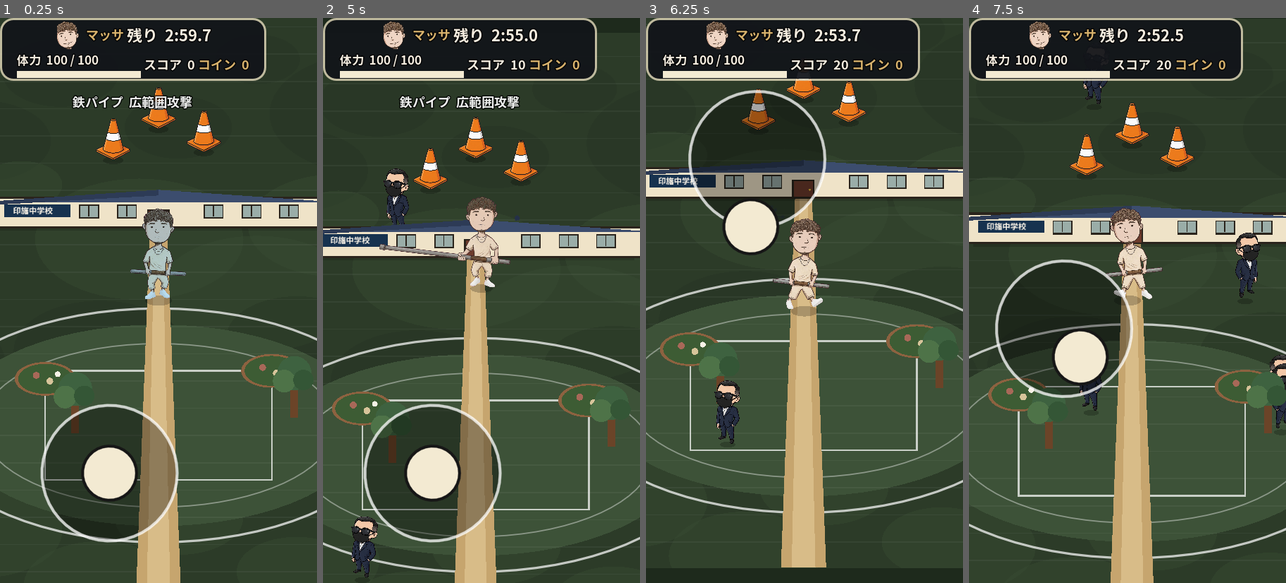
Above: before the commit, frames 1-4 (left to right).
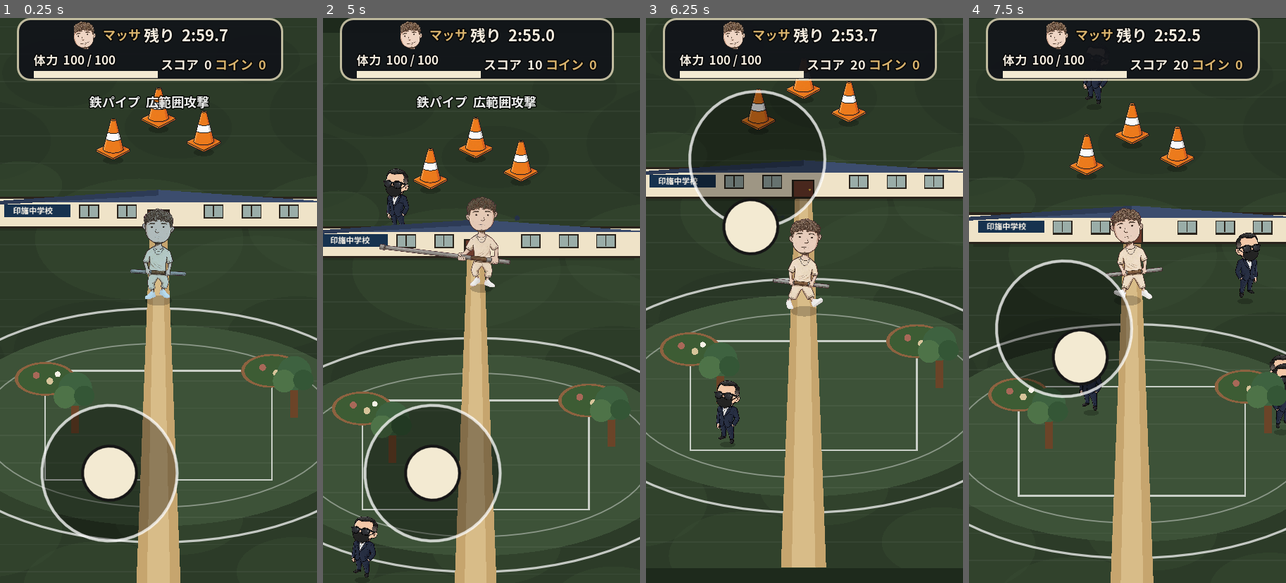
Above: after the commit, the same moments.

Repository: sudotti/inba-war
Game: Godot game, scene res://scenes/battle.tscn
Same seed, same stepped clock (60 frames per second), same inputs: the game is played once before the commit and once after it. This scene is started directly instead of the project's main scene.
Inputs (mouse positions are in pixels of both pictures, inside the frame that each line leads up to):
- Up to frame 1 (0.25 s): no input
- Up to frame 2 (5 s): tap Enter at 0.5 s; drag from (481, 300) to (513, 176) at 0.52 s; drag from (418, 328) to (465, 413) at 1.27 s; move the mouse to (513, 176) at 2.02 s; hold D 2.03-2.75 s; tap 3 at 2.1 s; drag from (465, 413) to (386, 215) at 2.77 s; move the mouse to (576, 385) at 3.52 s; hold A 3.53-4.25 s; tap 2 at 3.6 s; tap Space at 3.77 s; drag from (386, 215) to (433, 159) at 4.27 s
- Up to frame 3 (6.25 s): move the mouse to (820, 300) at 5.02 s; hold S 5.03-5.75 s; tap 1 at 5.1 s; click (820, 300) at 5.17 s; drag from (756, 159) to (741, 328) at 5.77 s
- Up to frame 4 (7.5 s): move the mouse to (1197, 272) at 6.52 s; hold W 6.53-7.25 s; tap 3 at 6.6 s; tap Space at 6.77 s; drag from (1064, 328) to (1111, 413) at 7.27 s

The runs differ from the first frame. In frame 1, 3.8% of the frame differs, in the area x 0-90%, y 0-17%; in frame 2, 3.6%; in frame 3, 3.1%; in frame 4, 3.1%.
Error before the commit: Invalid assignment of property or key 'horizontal_alignment' with value of type 'int' on a base object of type 'Button'. (res://scripts/battle_screen.gd:1155)
Error after the commit: Invalid assignment of property or key 'horizontal_alignment' with value of type 'int' on a base object of type 'Button'. (res://scripts/battle_screen.gd:1159)

Commit message:
UI: 390x693 viewport, 24px margins, center alignment
- project.godot: viewport 390x693, stretch 2d/keep
- ui_font.gd: default style margins 24px left/right
- select_screen.gd: main margin 24px, card margins 24px
- battle_screen.gd: all MarginContainers 24px margins
- safe_area.gd: apply 24px padding

Diff:
--- a/scripts/battle_screen.gd
+++ b/scripts/battle_screen.gd
@@ -1005,6 +1005,8 @@
 
 	_hud_margin = MarginContainer.new()
 	_hud_margin.anchors_preset = Control.PRESET_FULL_RECT
+	_hud_margin.add_theme_constant_override("margin_left", 24)
+	_hud_margin.add_theme_constant_override("margin_right", 24)
 	root.add_child(_hud_margin)
 
 	var main_col := VBoxContainer.new()
@@ -1141,6 +1143,8 @@
 
 	var special_margin := MarginContainer.new()
 	special_margin.anchors_preset = Control.PRESET_FULL_RECT
+	special_margin.add_theme_constant_override("margin_left", 24)
+	special_margin.add_theme_constant_override("margin_right", 24)
 	ui_root.add_child(special_margin)
 
 	var special_box := VBoxContainer.new()
@@ -1200,6 +1204,8 @@
 
 	_special_margin = MarginContainer.new()
 	_special_margin.anchors_preset = Control.PRESET_FULL_RECT
+	_special_margin.add_theme_constant_override("margin_left", 24)
+	_special_margin.add_theme_constant_override("margin_right", 24)
 	_special_cut_in.add_child(_special_margin)
 
 	var dim := ColorRect.new()
@@ -1347,6 +1353,8 @@
 
 	_boss_margin = MarginContainer.new()
 	_boss_margin.anchors_preset = Control.PRESET_FULL_RECT
+	_boss_margin.add_theme_constant_override("margin_left", 24)
+	_boss_margin.add_theme_constant_override("margin_right", 24)
 	root.add_child(_boss_margin)
 
 	var main_col := VBoxContainer.new()
@@ -1492,6 +1500,8 @@
 
 	var choice_margin = MarginContainer.new()
 	choice_margin.anchors_preset = Control.PRESET_FULL_RECT
+	choice_margin.add_theme_constant_override("margin_left", 24)
+	choice_margin.add_theme_constant_override("margin_right", 24)
 	build_root.add_child(choice_margin)
 
 	var col := VBoxContainer.new()
